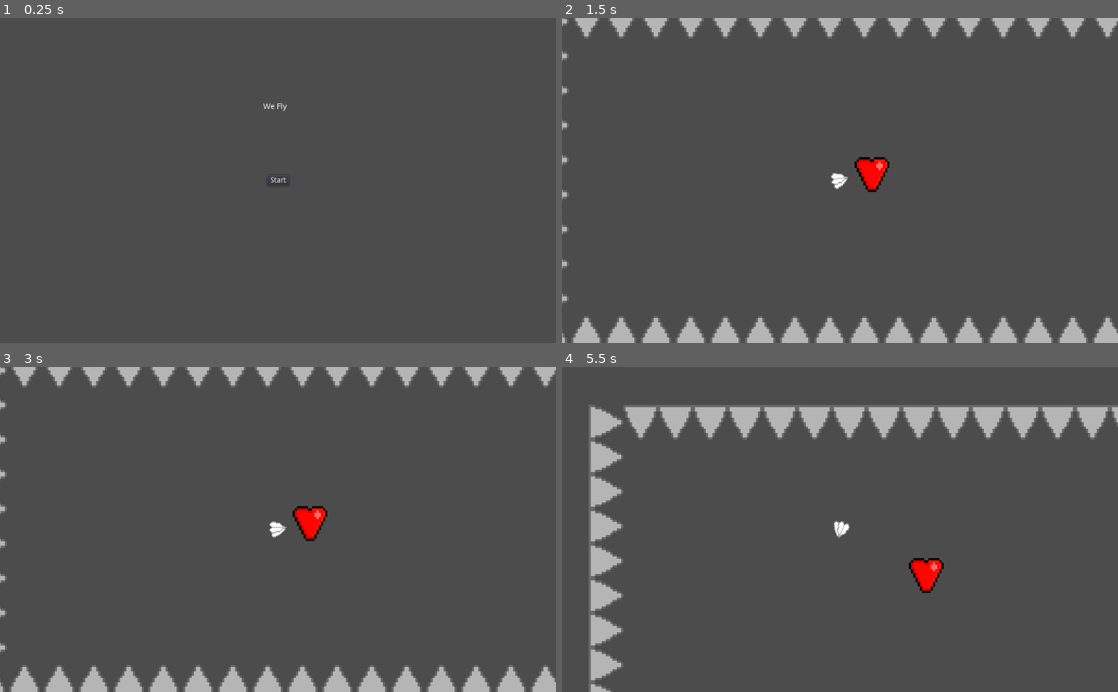
Above: before the commit, frames 1-4 (two rows, left to right).
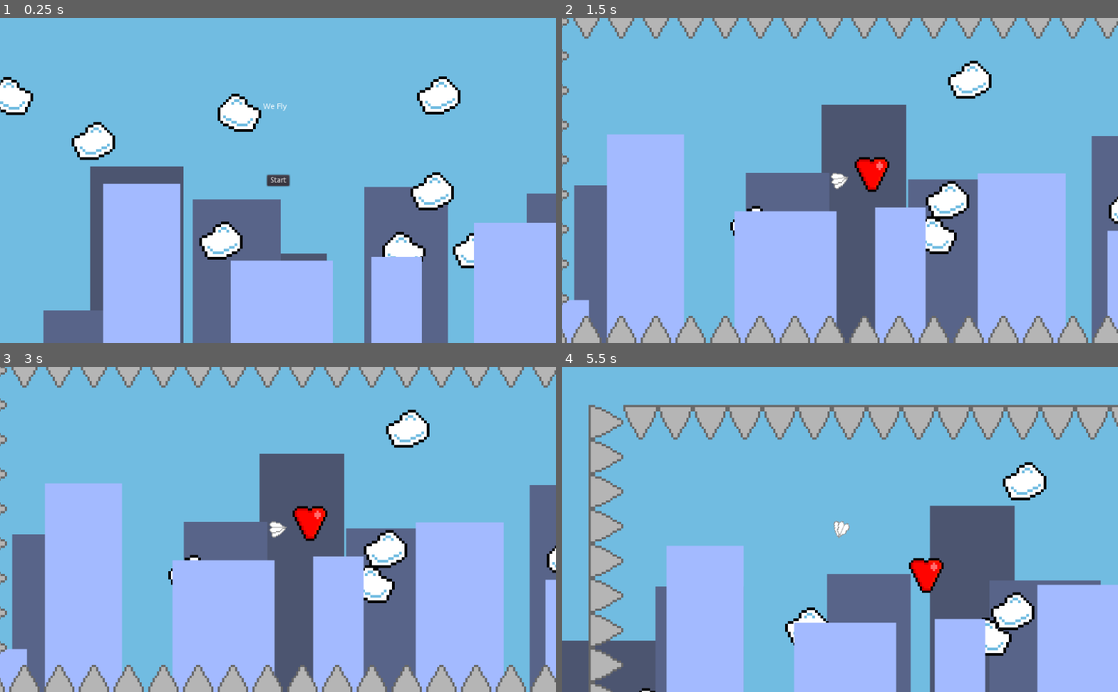
Above: after the commit, the same moments.

Repository: PandorasGit/Midsemester_exjam_paroberts
Game: Godot game, scene res://MainMenu/MainMenu.tscn
Same seed, same stepped clock (60 frames per second), same inputs: the game is played once before the commit and once after it.
Inputs (mouse positions are in pixels of both pictures, inside the frame that each line leads up to):
- Up to frame 1 (0.25 s): no input
- Up to frame 2 (1.5 s): click "Start" at 0.5 s; tap Enter at 1.25 s; move the mouse to (962, 164) at 1.27 s; click (962, 164) at 1.42 s
- Up to frame 3 (3 s): click "Restart" at 2 s; click "Start" at 2.75 s
- Up to frame 4 (5.5 s): tap Space at 3.5 s; move the mouse to (728, 545) at 3.52 s; click (728, 545) at 3.67 s; move the mouse to (895, 458) at 4.27 s; click (895, 458) at 4.42 s; move the mouse to (812, 594) at 5.02 s; click (812, 594) at 5.17 s

The runs differ from the first frame. In frame 1, 100% of the frame differs, in the area x 0-100%, y 0-100%; in frame 2, 92%; in frame 3, 92%; in frame 4, 90%.

Commit message:
Add background

Diff:
--- /dev/null
+++ b/project/Background/Background.tscn
@@ -0,0 +1,259 @@
+[gd_scene load_steps=6 format=2]
+
+[ext_resource path="res://Background/sky.png" type="Texture" id=1]
+[ext_resource path="res://Background/cloud.png" type="Texture" id=2]
+[ext_resource path="res://Background/building_close.png" type="Texture" id=3]
+[ext_resource path="res://Background/building_mid.png" type="Texture" id=4]
+[ext_resource path="res://Background/building_far.png" type="Texture" id=5]
+
+[node name="Background" type="ParallaxBackground"]
+
+[node name="Sky" type="ParallaxLayer" parent="."]
+motion_scale = Vector2( 0, 0 )
+motion_mirroring = Vector2( 1, 1 )
+
+[node name="Sky" type="Sprite" parent="Sky"]
+texture = ExtResource( 1 )
+centered = false
+
+[node name="BuildingsFar" type="ParallaxLayer" parent="."]
+motion_scale = Vector2( 2, 1 )
+motion_mirroring = Vector2( 0, 2048 )
+
+[node name="BuildingFar" type="Sprite" parent="BuildingsFar"]
+position = Vector2( 843, 559 )
+texture = ExtResource( 5 )
+
+[node name="BuildingsMid" type="ParallaxLayer" parent="."]
+motion_scale = Vector2( 1.5, 1 )
+motion_mirroring = Vector2( 2048, 0 )
+
+[node name="BuildingMid" type="Sprite" parent="BuildingsMid"]
+position = Vector2( 945, 553 )
+texture = ExtResource( 4 )
+
+[node name="Clouds" type="ParallaxLayer" parent="."]
+scale = Vector2( 5, 5 )
+motion_scale = Vector2( 1.01, 1.01 )
+
+[node name="Cloud" type="Sprite" parent="Clouds"]
+position = Vector2( 81.4, 82.2 )
+scale = Vector2( -1, 1 )
+texture = ExtResource( 2 )
+
+[node name="Cloud2" type="Sprite" parent="Clouds"]
+position = Vector2( 148.8, 86 )
+texture = ExtResource( 2 )
+
+[node name="Cloud3" type="Sprite" parent="Clouds"]
+position = Vector2( 466.2, -77 )
+scale = Vector2( -1, 1 )
+texture = ExtResource( 2 )
+
+[node name="Cloud4" type="Sprite" parent="Clouds"]
+position = Vector2( 161.6, 28.6 )
+scale = Vector2( -1, 1 )
+texture = ExtResource( 2 )
+
+[node name="Clouds2" type="ParallaxLayer" parent="."]
+scale = Vector2( 5, 5 )
+motion_scale = Vector2( 1.01, 1.01 )
+
+[node name="Cloud" type="Sprite" parent="Clouds2"]
+position = Vector2( 502.8, 82.4 )
+scale = Vector2( -1, 1 )
+texture = ExtResource( 2 )
+
+[node name="Cloud2" type="Sprite" parent="Clouds2"]
+position = Vector2( 570.2, 86.2 )
+texture = ExtResource( 2 )
+
+[node name="Cloud3" type="Sprite" parent="Clouds2"]
+position = Vector2( 410, 69.8 )
+scale = Vector2( -1, 1 )
+texture = ExtResource( 2 )
+
+[node name="Cloud4" type="Sprite" parent="Clouds2"]
+position = Vector2( 583, 28.8 )
+scale = Vector2( -1, 1 )
+texture = ExtResource( 2 )
+
+[node name="Clouds9" type="ParallaxLayer" parent="."]
+scale = Vector2( 5, 5 )
+motion_scale = Vector2( 1.01, 1.01 )
+
+[node name="Cloud" type="Sprite" parent="Clouds9"]
+position = Vector2( 636, -104.6 )
+scale = Vector2( -1, 1 )
+texture = ExtResource( 2 )
+
+[node name="Cloud2" type="Sprite" parent="Clouds9"]
+position = Vector2( 703.4, -100.8 )
+texture = ExtResource( 2 )
+
+[node name="Cloud3" type="Sprite" parent="Clouds9"]
+position = Vector2( 543.2, -117.2 )
+scale = Vector2( -1, 1 )
+texture = ExtResource( 2 )
+
+[node name="Cloud4" type="Sprite" parent="Clouds9"]
+position = Vector2( 716.2, -158.2 )
+scale = Vector2( -1, 1 )
+texture = ExtResource( 2 )
+
+[node name="Clouds10" type="ParallaxLayer" parent="."]
+scale = Vector2( 5, 5 )
+motion_scale = Vector2( 1.2, 1.2 )
+
+[node name="Cloud" type="Sprite" parent="Clouds10"]
+position = Vector2( 782.6, 56.8 )
+scale = Vector2( -1, 1 )
+texture = ExtResource( 2 )
+
+[node name="Cloud2" type="Sprite" parent="Clouds10"]
+position = Vector2( 850, 60.6 )
+texture = ExtResource( 2 )
+
+[node name="Cloud3" type="Sprite" parent="Clouds10"]
+position = Vector2( 689.8, 44.2 )
+scale = Vector2( -1, 1 )
+texture = ExtResource( 2 )
+
+[node name="Cloud4" type="Sprite" parent="Clouds10"]
+position = Vector2( 862.8, 3.2 )
+scale = Vector2( -1, 1 )
+texture = ExtResource( 2 )
+
+[node name="Clouds8" type="ParallaxLayer" parent="."]
+scale = Vector2( 5, 5 )
+motion_scale = Vector2( 1.2, 1.2 )
+
+[node name="Cloud" type="Sprite" parent="Clouds8"]
+position = Vector2( 174.8, 85.4 )
+scale = Vector2( -1, 1 )
+texture = ExtResource( 2 )
+
+[node name="Cloud2" type="Sprite" parent="Clouds8"]
+position = Vector2( 242.2, 89.2 )
+texture = ExtResource( 2 )
+
+[node name="Cloud3" type="Sprite" parent="Clouds8"]
+position = Vector2( 559.6, -73.8 )
+scale = Vector2( -1, 1 )
+texture = ExtResource( 2 )
+
+[node name="Cloud4" type="Sprite" parent="Clouds8"]
+position = Vector2( 255, 31.8 )
+scale = Vector2( -1, 1 )
+texture = ExtResource( 2 )
+
+[node name="Clouds4" type="ParallaxLayer" parent="."]
+scale = Vector2( 5, 5 )
+motion_scale = Vector2( -1, -1 )
+
+[node name="Cloud" type="Sprite" parent="Clouds4"]
+position = Vector2( 34.4, 45.4 )
+scale = Vector2( -1, 1 )
+texture = ExtResource( 2 )
+
+[node name="Cloud2" type="Sprite" parent="Clouds4"]
+position = Vector2( 88.2, 35 )
+texture = ExtResource( 2 )
+
+[node name="Cloud3" type="Sprite" parent="Clouds4"]
+position = Vector2( 407.8, -47.8 )
+scale = Vector2( -1, 1 )
+texture = ExtResource( 2 )
+
+[node name="Cloud4" type="Sprite" parent="Clouds4"]
+position = Vector2( 159.2, 64 )
+scale = Vector2( -1, 1 )
+texture = ExtResource( 2 )
+
+[node name="Clouds3" type="ParallaxLayer" parent="."]
+scale = Vector2( 5, 5 )
+motion_scale = Vector2( 0.9, 0.9 )
+
+[node name="Cloud" type="Sprite" parent="Clouds3"]
+position = Vector2( 235.2, 68 )
+texture = ExtResource( 2 )
+
+[node name="Cloud2" type="Sprite" parent="Clouds3"]
+position = Vector2( 307.8, 53.2 )
+texture = ExtResource( 2 )
+
+[node name="Cloud3" type="Sprite" parent="Clouds3"]
+position = Vector2( 229.6, 9.2 )
+texture = ExtResource( 2 )
+
+[node name="Cloud4" type="Sprite" parent="Clouds3"]
+position = Vector2( 352.2, 27.8 )
+texture = ExtResource( 2 )
+
+[node name="Clouds5" type="ParallaxLayer" parent="."]
+scale = Vector2( 5, 5 )
+motion_scale = Vector2( 1.3, 0.9 )
+
+[node name="Cloud" type="Sprite" parent="Clouds5"]
+position = Vector2( 319, -57.8 )
+texture = ExtResource( 2 )
+
+[node name="Cloud2" type="Sprite" parent="Clouds5"]
+position = Vector2( 391.6, -72.6 )
+texture = ExtResource( 2 )
+
+[node name="Cloud3" type="Sprite" parent="Clouds5"]
+position = Vector2( 313.4, -116.6 )
+texture = ExtResource( 2 )
+
+[node name="Cloud4" type="Sprite" parent="Clouds5"]
+position = Vector2( 436, -98 )
+texture = ExtResource( 2 )
+
+[node name="Clouds6" type="ParallaxLayer" parent="."]
+scale = Vector2( 5, 5 )
+motion_scale = Vector2( 1.2, 1.2 )
+
+[node name="Cloud" type="Sprite" parent="Clouds6"]
+position = Vector2( 479, -116.6 )
+texture = ExtResource( 2 )
+
+[node name="Cloud2" type="Sprite" parent="Clouds6"]
+position = Vector2( 90.6, -16.2 )
+texture = ExtResource( 2 )
+
+[node name="Cloud3" type="Sprite" parent="Clouds6"]
+position = Vector2( 12.4, -60.2 )
+texture = ExtResource( 2 )
+
+[node name="Cloud4" type="Sprite" parent="Clouds6"]
+position = Vector2( 135, -41.6 )
+texture = ExtResource( 2 )
+
+[node name="Clouds7" type="ParallaxLayer" parent="."]
+scale = Vector2( 5, 5 )
+motion_scale = Vector2( 0.8, -0.8 )
+
+[node name="Cloud" type="Sprite" parent="Clouds7"]
+position = Vector2( -112.8, 69 )
+texture = ExtResource( 2 )
+
+[node name="Cloud2" type="Sprite" parent="Clouds7"]
+position = Vector2( -40.2001, 54.2 )
+texture = ExtResource( 2 )
+
+[node name="Cloud3" type="Sprite" parent="Clouds7"]
+position = Vector2( -118.4, 10.2 )
+texture = ExtResource( 2 )
+
+[node name="Cloud4" type="Sprite" parent="Clouds7"]
+position = Vector2( 4.19991, 28.8 )
+texture = ExtResource( 2 )
+
+[node name="BuildingsClose" type="ParallaxLayer" parent="."]
+motion_scale = Vector2( 1.1, 1.2 )
+motion_mirroring = Vector2( 2048, 0 )
+
+[node name="BuildingClose" type="Sprite" parent="BuildingsClose"]
+position = Vector2( 972, 548 )
+texture = ExtResource( 3 )
--- a/project/Goal/GoalParticleTrigger/GoalParticleTrigger.tscn
+++ b/project/Goal/GoalParticleTrigger/GoalParticleTrigger.tscn
@@ -1,13 +1,10 @@
 [gd_scene load_steps=5 format=2]
 
 [ext_resource path="res://Goal/GoalParticleTrigger/GoalParticleTrigger.gd" type="Script" id=1]
+[ext_resource path="res://Goal/GoalParticleTrigger/heartparticle.png" type="Texture" id=2]
 
 [sub_resource type="Curve" id=2]
-_data = [ Vector2( 0, 0.832955 ), 0.0, 0.0746019, 0, 0, Vector2( 0.524752, 1 ), 0.0, 0.0, 0, 0, Vector2( 1, 0 ), -6.04469, 0.0, 0, 0 ]
-
-[sub_resource type="Curve" id=3]
-min_value = -1.0
-_data = [ Vector2( 0, 1 ), 0.0, 0.0, 0, 0, Vector2( 1, 1 ), 0.326196, 0.0, 0, 0 ]
+_data = [ Vector2( 0, 0.414773 ), 0.0, 0.0746019, 0, 0, Vector2( 0.504951, 0.0965909 ), -0.74329, -0.74329, 0, 0, Vector2( 1, 0 ), -6.04469, 0.0, 0, 0 ]
 
 [sub_resource type="RectangleShape2D" id=1]
 extents = Vector2( 27.5, 33 )
@@ -19,21 +16,20 @@
 position = Vector2( -0.5, 0 )
 emitting = false
 amount = 30
-lifetime = 3.0
+lifetime = 2.0
 one_shot = true
 explosiveness = 1.0
+texture = ExtResource( 2 )
 spread = 180.0
 gravity = Vector2( 0, 0 )
 initial_velocity = 90.0
 initial_velocity_random = 0.11
-scale_amount = 10.17
+scale_amount = 6.0
 scale_amount_random = 0.45
 scale_amount_curve = SubResource( 2 )
-color = Color( 0.968627, 0.658824, 0.0627451, 1 )
-hue_variation_curve = SubResource( 3 )
 
 [node name="CollisionShape2D" type="CollisionShape2D" parent="."]
-position = Vector2( 13.5, -20 )
+position = Vector2( -1, 1 )
 shape = SubResource( 1 )
 
 [connection signal="area_entered" from="." to="." method="_on_GoalParticleTrigger_area_entered"]
--- a/project/MainMenu/MainMenu.tscn
+++ b/project/MainMenu/MainMenu.tscn
@@ -1,11 +1,14 @@
-[gd_scene load_steps=2 format=2]
+[gd_scene load_steps=3 format=2]
 
 [ext_resource path="res://MainMenu/MainMenu.gd" type="Script" id=1]
+[ext_resource path="res://Background/Background.tscn" type="PackedScene" id=2]
 
 [node name="MainMenu" type="Control"]
 anchor_right = 1.0
 anchor_bottom = 1.0
 script = ExtResource( 1 )
+
+[node name="Background" parent="." instance=ExtResource( 2 )]
 
 [node name="GameName" type="Label" parent="."]
 anchor_left = 0.5
--- a/project/World/World.tscn
+++ b/project/World/World.tscn
@@ -1,10 +1,11 @@
-[gd_scene load_steps=8 format=2]
+[gd_scene load_steps=9 format=2]
 
 [ext_resource path="res://Player/Player.tscn" type="PackedScene" id=1]
 [ext_resource path="res://Player/spike.png" type="Texture" id=2]
 [ext_resource path="res://World/World.gd" type="Script" id=3]
 [ext_resource path="res://HUD/HUD.tscn" type="PackedScene" id=4]
 [ext_resource path="res://Goal/Goal.tscn" type="PackedScene" id=5]
+[ext_resource path="res://Background/Background.tscn" type="PackedScene" id=6]
 
 [sub_resource type="ConvexPolygonShape2D" id=3]
 points = PoolVector2Array( 16, 16, 0, 16, 7.32975, 0, 8.69276, 0 )
@@ -35,6 +36,8 @@
 [node name="World" type="Node2D"]
 script = ExtResource( 3 )
 
+[node name="Background" parent="." instance=ExtResource( 6 )]
+
 [node name="Spikes" type="TileMap" parent="." groups=["spikes"]]
 scale = Vector2( 4, 4 )
 tile_set = SubResource( 2 )
Binary file added: project/Background/building_close.png
Not shown, added: project/Background/building_close.png.import
Binary file added: project/Background/building_far.png
Not shown, added: project/Background/building_far.png.import
Binary file added: project/Background/building_mid.png
Not shown, added: project/Background/building_mid.png.import
Binary file added: project/Background/cloud.png
Not shown, added: project/Background/cloud.png.import
Binary file added: project/Background/sky.png
Not shown, added: project/Background/sky.png.import
Binary file added: project/Goal/GoalParticleTrigger/heartparticle.png
Not shown, added: project/Goal/GoalParticleTrigger/heartparticle.png.import
